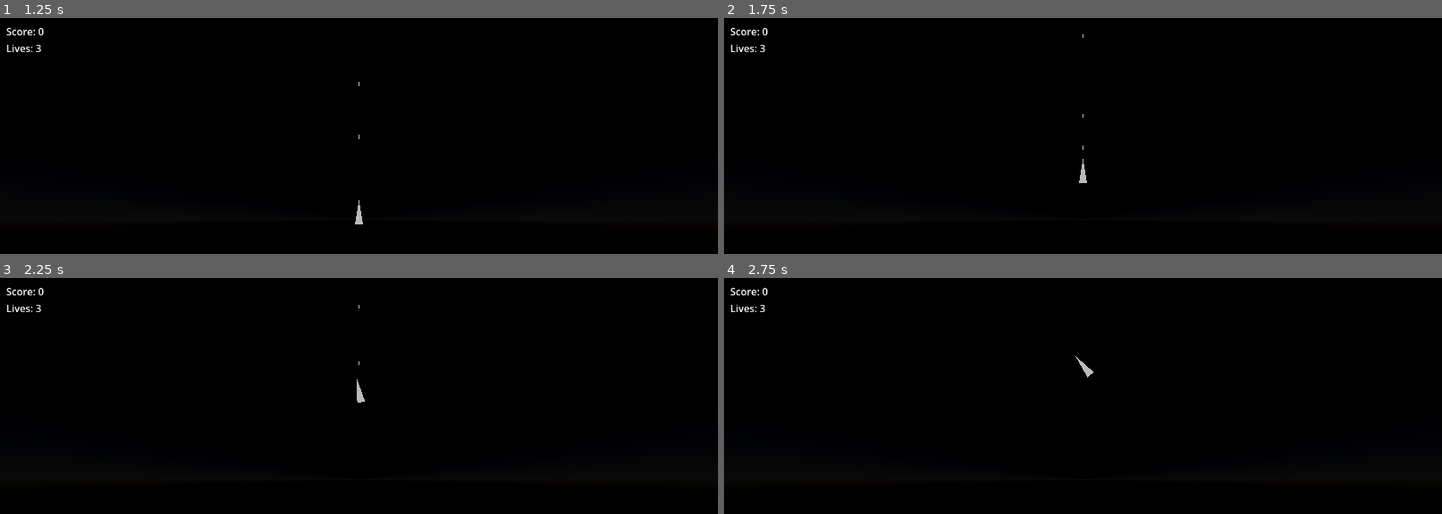
Above: before the commit, frames 1-4 (two rows, left to right).
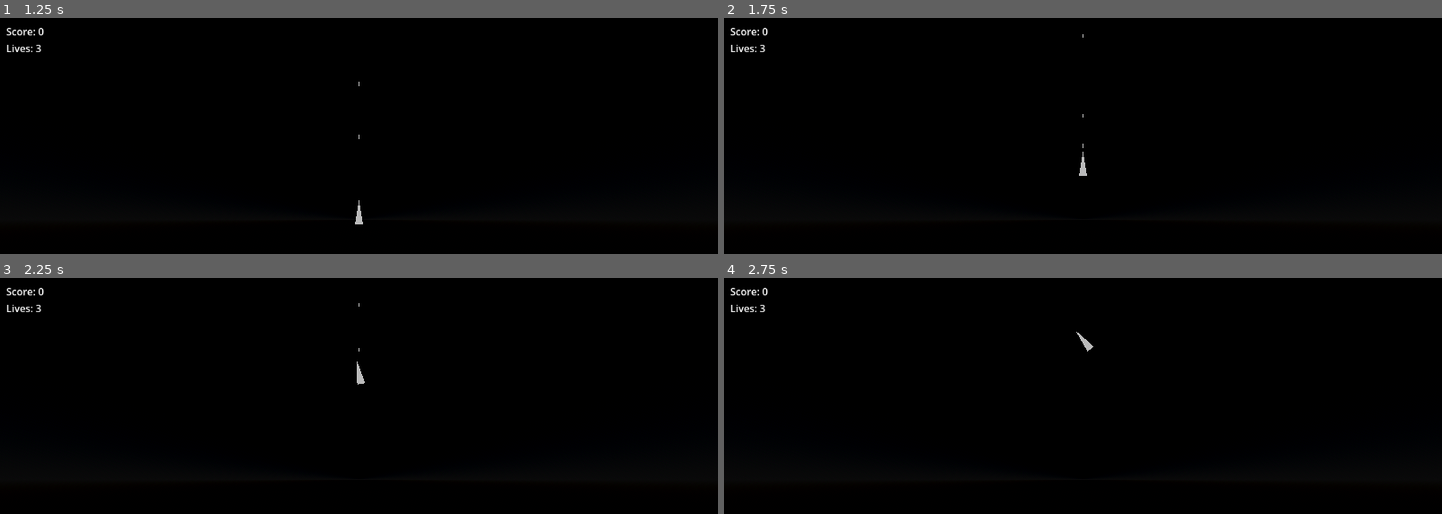
Above: after the commit, the same moments.

Repository: mrjsj/godot-asteroids
Game: Godot game, scene res://Scenes/Main/main.tscn
The game is run twice, just before and just after one commit, with the same random seed, the same clock (stepped at 60 frames per second) and the same inputs.
Inputs:
- Up to frame 1 (1.25 s): tap Enter (ui_accept) at 0.5, 0.77 s; hold Up (ui_up) from 0.53 s (still down)
- Up to frame 2 (1.75 s): keep holding Up (ui_up); tap Enter (ui_accept) at 1.25, 1.52 s
- Up to frame 3 (2.25 s): tap Enter (ui_accept) at 2 s; release Up (ui_up) at 2.03 s; hold Left (ui_left) from 2.03 s (still down)
- Up to frame 4 (2.75 s): keep holding Left (ui_left)

Frame 1 is identical in both runs. In frame 2, less than 0.1% of the frame differs, in the area x 49-51%, y 53-70%; in frame 3, 0.1%, in the area x 49-51%, y 10-53%; in frame 4, 0.1%.

Commit message:
add world boundary for player

Diff:
--- a/game/Scenes/Player/player.gd
+++ b/game/Scenes/Player/player.gd
@@ -6,6 +6,10 @@
 
 @export var speed := 0.02
 @export var deceleration_factor := 0.98
+@export var max_velocity := 0.45
+@export var max_acceleration := 0.01
+
+const CAMERA_SIZE : float = 100
 
 var velocity := Vector3.ZERO
 var acceleration := Vector3.ZERO
@@ -40,11 +44,13 @@
         acceleration = Vector3.ZERO
         self.velocity *= self.deceleration_factor
 
-    acceleration.x = clampf(acceleration.x, -0.01, 0.01)
-    acceleration.y = clampf(acceleration.y, -0.01, 0.01)
+    acceleration.x = clampf(acceleration.x, -max_acceleration, max_acceleration)
+    acceleration.y = clampf(acceleration.y, -max_acceleration, max_acceleration)
 
     self.velocity += acceleration
-    self.velocity.x = clampf(self.velocity.x, -0.35, 0.35)
-    self.velocity.y = clampf(self.velocity.y, -0.35, 0.35)
+    self.velocity.x = clampf(self.velocity.x, -max_velocity, max_velocity)
+    self.velocity.y = clampf(self.velocity.y, -max_velocity, max_velocity)
 
     self.position += self.velocity
+
+    self.position = Global.keep_object_inside_world_boundaries(self.position)
--- a/game/Scenes/Player/player.tscn
+++ b/game/Scenes/Player/player.tscn
@@ -13,6 +13,10 @@
 
 [node name="Player" type="Node3D"]
 script = ExtResource("1_uvnfx")
+speed = null
+deceleration_factor = null
+max_velocity = null
+max_acceleration = null
 metadata/_edit_group_ = true
 
 [node name="MeshInstance3D" type="MeshInstance3D" parent="."]
--- a/game/Scripts/global.gd
+++ b/game/Scripts/global.gd
@@ -2,3 +2,29 @@
 
 @warning_ignore("unused_signal")
 signal on_gun_fired(emitter: Player)
+
+const CAMERA_SIZE : float = 100
+const TELEPORTATION_LEEWAY := 3
+
+func get_viewport_aspect_ratio() -> float:
+    var vp_width : float = ProjectSettings.get_setting("display/window/size/viewport_width")
+    var vp_height : float = ProjectSettings.get_setting("display/window/size/viewport_height")
+    return vp_width / vp_height
+
+func keep_object_inside_world_boundaries(pos: Vector3) -> Vector3:
+    var aspect_ratio : float = get_viewport_aspect_ratio()
+    var half_camera_size := CAMERA_SIZE / 2.0 + TELEPORTATION_LEEWAY
+
+    if (
+        pos.y > half_camera_size or
+        pos.y < -half_camera_size
+    ):
+        pos.y *= -1
+
+    if (
+        pos.x > half_camera_size * aspect_ratio or
+        pos.x < -half_camera_size * aspect_ratio
+    ):
+        pos.x *= -1
+
+    return pos
